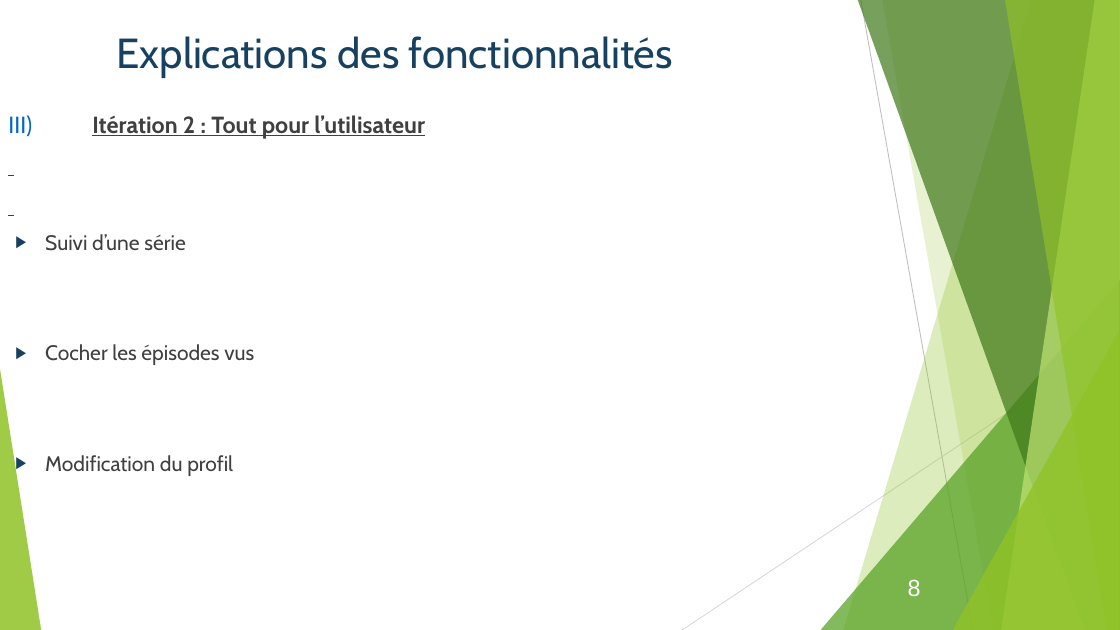
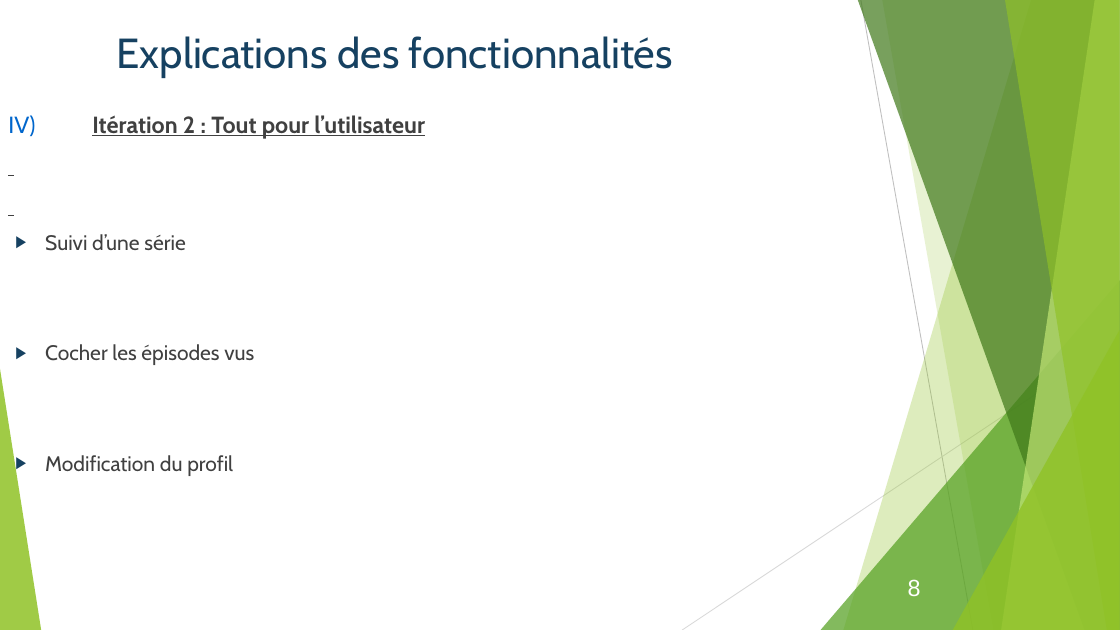
Before and after one commit to Bcante/recommandationSeries, a slide deck: slide 8 of diapoWebWindows.odp. Drawn at 1120x630 pixels with LibreOffice and Linux fonts; fonts in the diff are those of the drawing. Boxes give left, top, right and bottom in pixels: in the first picture for what was removed or moved away, otherwise in the second. Text is boxed around its words. In the diff, an @@ line names an element or a change of style, - is before the commit and + after.

```diff
--- a/diapoWebWindows.odp
+++ b/diapoWebWindows.odp
@@ text at (8, 115, 425, 139): text changed @@
-III) Itération 2 : Tout pour l’utilisateur
+IV) Itération 2 : Tout pour l’utilisateur
```
Also in this commit, not shown: 2 other slides changed.
